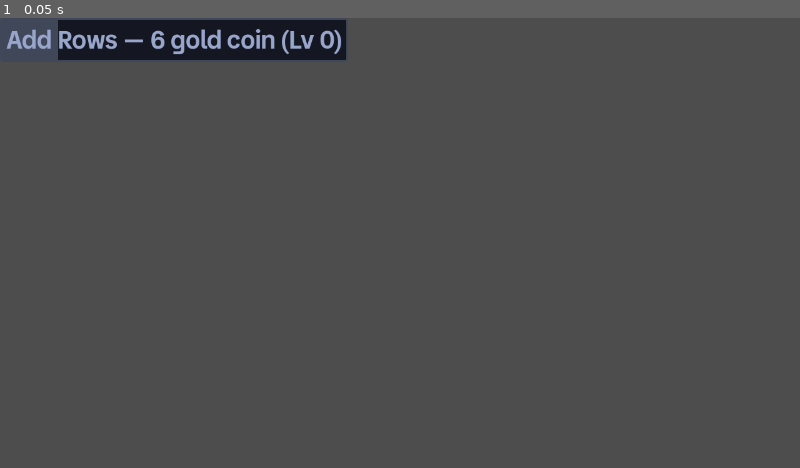
Above: before the commit, frame 1.
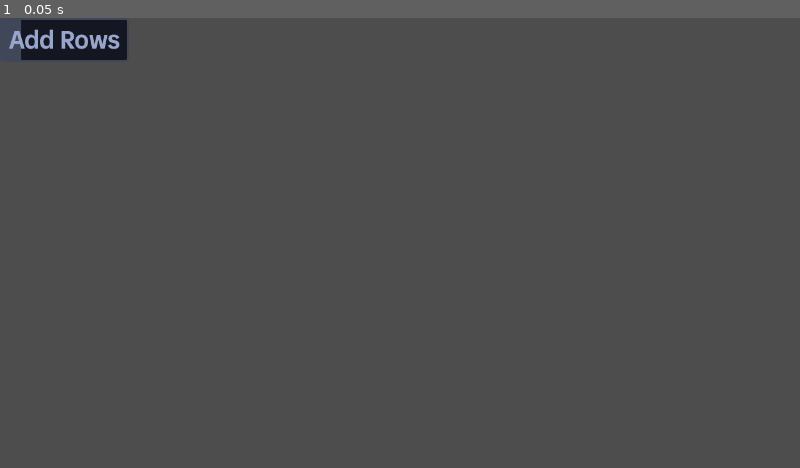
Above: after the commit, the same moment.

Repository: kjbrown-sandbox/pleenko
Game: Godot game, scene res://entities/upgrade_row/upgrade_row.tscn
The game is run twice, just before and just after one commit, with the same random seed, the same clock (stepped at 60 frames per second) and the same inputs. This scene is started directly instead of the project's main scene.
Inputs:
- Up to frame 1 (0.05 s): no input

The runs differ from the first frame. In frame 1, 3.0% of the frame differs, in the area x 0-44%, y 0-10%.

Commit message:
Shrink upgrade names

Diff:
--- a/entities/plinko_board/upgrade_section.tscn
+++ b/entities/plinko_board/upgrade_section.tscn
@@ -9,9 +9,9 @@
 anchors_preset = 1
 anchor_left = 1.0
 anchor_right = 1.0
-offset_left = 220.0
+offset_left = 720.0
 offset_top = 50.0
-offset_right = 1020.0
+offset_right = 1520.0
 offset_bottom = 90.0
 grow_horizontal = 0
 theme_override_constants/separation = 30
--- a/entities/upgrade_row/upgrade_row.gd
+++ b/entities/upgrade_row/upgrade_row.gd
@@ -160,7 +160,7 @@
 		display_text = "%s (MAX)" % data.display_name
 	else:
 		var currency_name: String = Enums.CurrencyType.keys()[Enums.currency_for_board(_board_type)].to_lower().replace("_", " ")
-		display_text = "%s — %d %s (Lv %d)" % [data.display_name, state.cost, currency_name, state.level]
+		display_text = "%s" % [data.display_name]
 
 	purchase_button.text = display_text
 	_base_label.text = display_text
